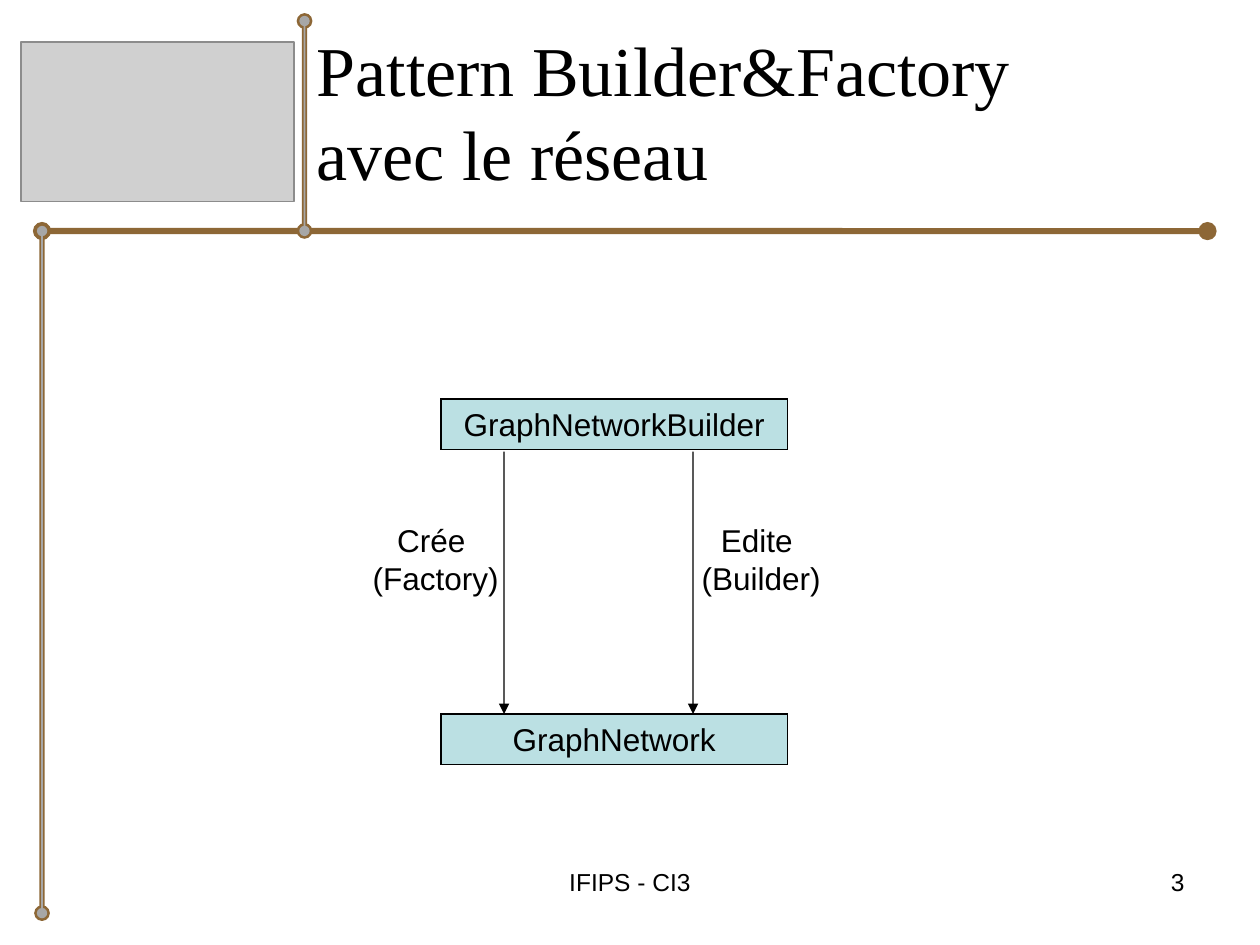
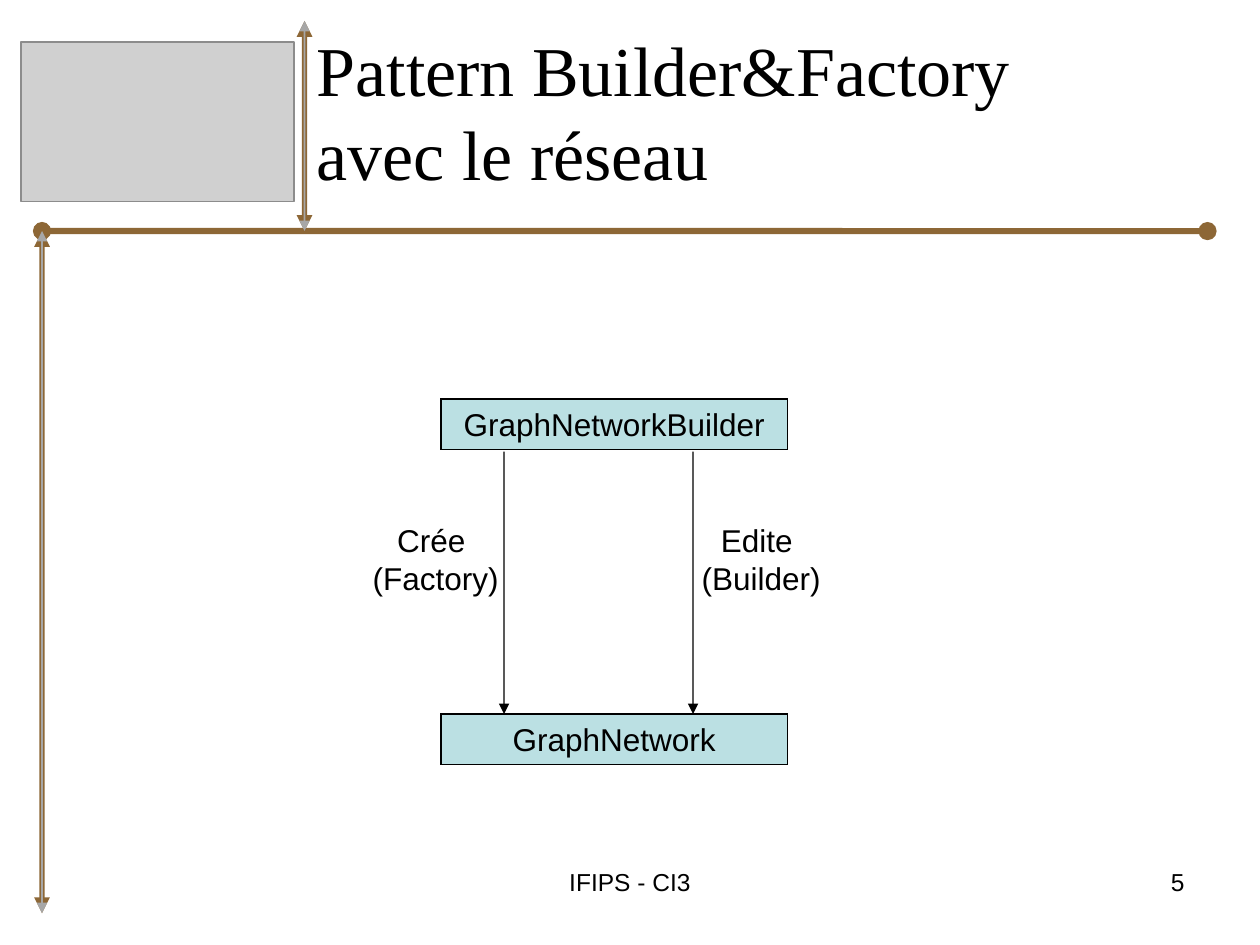
Before and after one commit to bryan-brancotte/projetgl-2008, a slide deck: slide 5 of doc/Soutenance/iGo_Soutenance_Bryan.ppt (slide 3 before the commit). Drawn at 1260x945 pixels with LibreOffice and Linux fonts; fonts in the diff are those of the drawing; grey boxes stand for pictures. Boxes give left, top, right and bottom in pixels: in the first picture for what was removed or moved away, otherwise in the second. Text is boxed around its words. In the diff, an @@ line names an element or a change of style, - is before the commit and + after.

```diff
--- a/doc/Soutenance/iGo_Soutenance_Bryan.ppt
+++ b/doc/Soutenance/iGo_Soutenance_Bryan.ppt
@@ double arrow (305, 231) - (305, 21): arrowheads changed @@
@@ double arrow (305, 231) - (305, 21): arrowheads changed @@
@@ double arrow (42, 914) - (42, 231): arrowheads changed @@
@@ double arrow (42, 914) - (42, 231): arrowheads changed @@
@@ page number at [1171,874,1185,892]: text changed @@
-3
+5
```
Also in this commit, not shown: 3 other slides changed, 5 slides added, 4 other files.
